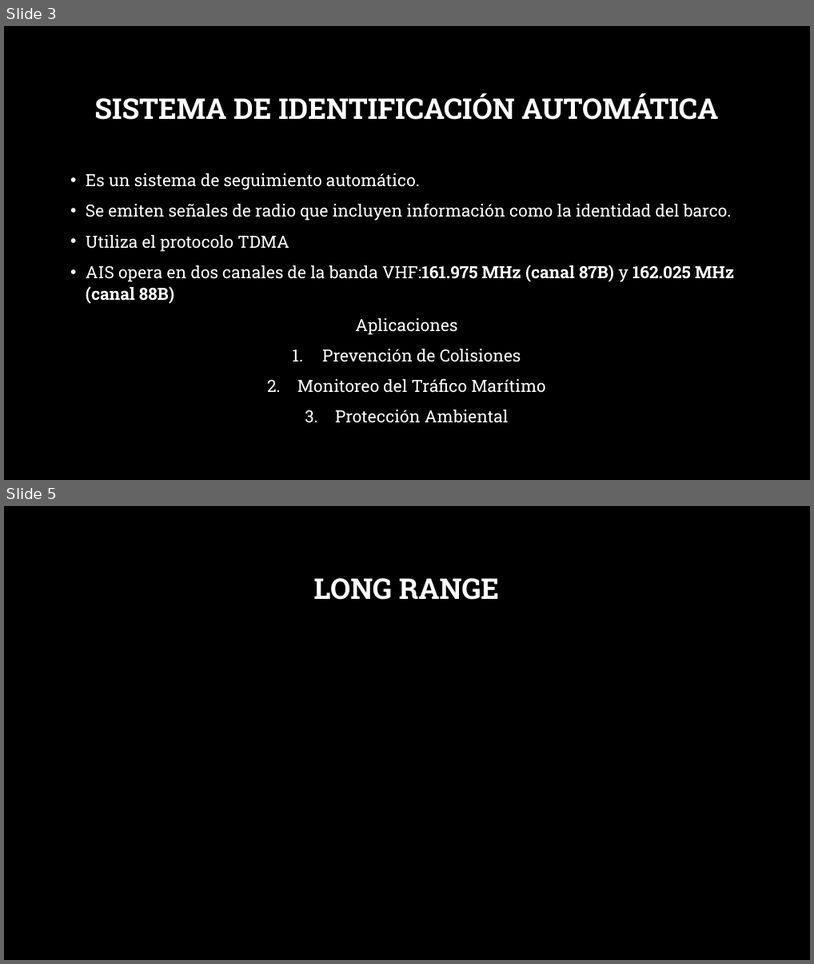
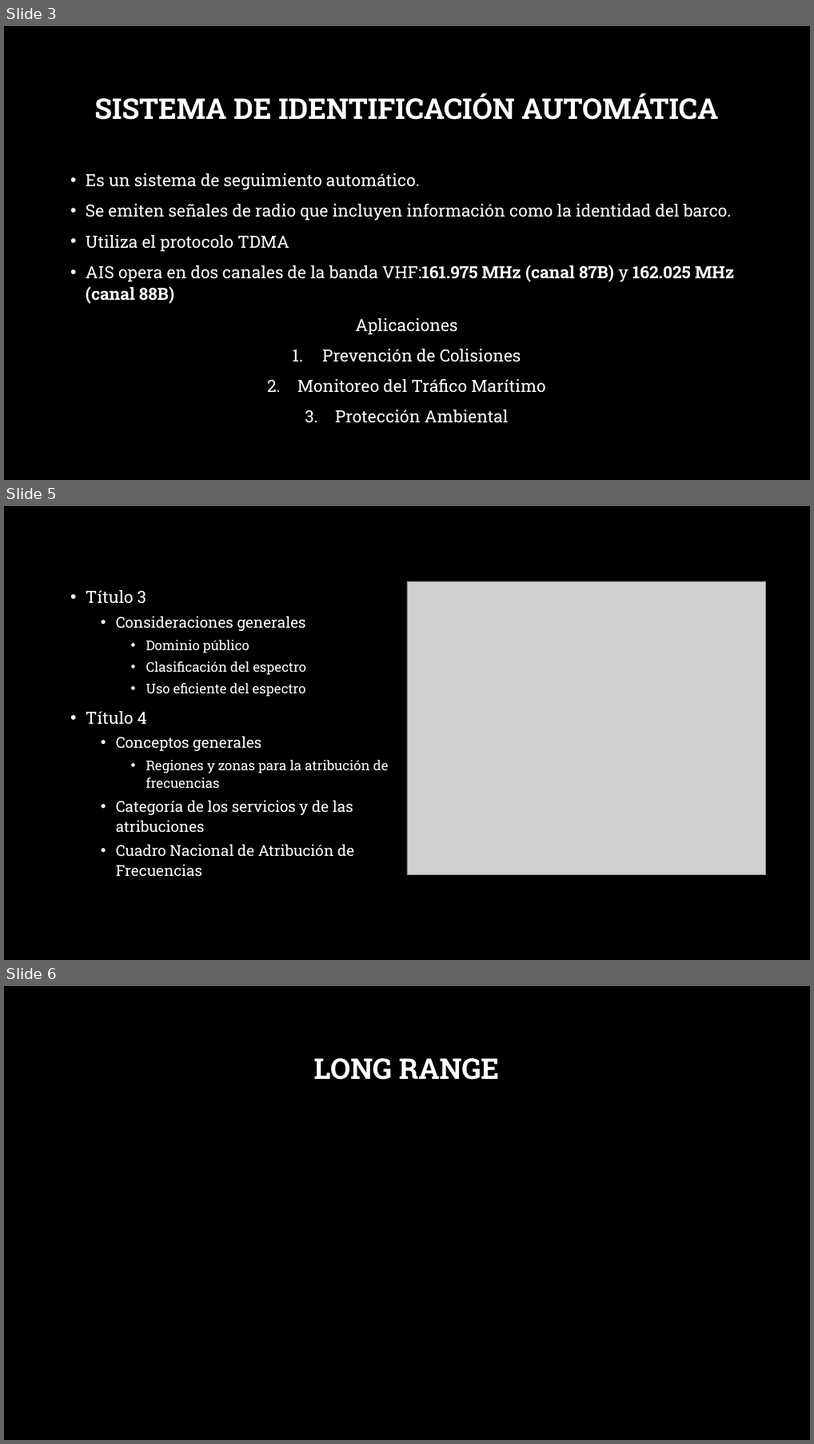
Before and after one commit to Tobiasfonseca/Integrador_GR5, a slide deck: Conceptos previos.pptx. Shown one above the other, each under a label of ours: slides 3 and 5 before the commit, slides 3, 5 and 6 after it; the slides between them are not shown. The pictures are 814x964 and 814x1444 pixels, drawn with LibreOffice and Linux fonts; fonts in the diff are those of the drawing; grey boxes stand for pictures; background and template pictures are left out. Boxes give left, top, right and bottom in pixels: in the first picture for what was removed or moved away, otherwise in the second. Text is boxed around its words. In the diff, an @@ line names an element or a change of style, - is before the commit and + after.

```diff
--- a/Conceptos previos.pptx
+++ b/Conceptos previos.pptx
@@ slide 5 added at <box>4,506,810,960</box>, background picture (left out) @@
@@ text added at <box>86,590,389,876</box>, 18 pt, text #FFFFFF @@
+• Título 3
+  • Consideraciones generales
+    • Dominio público
+    • Clasificación del espectro
+    • Uso eficiente del espectro
+• Título 4
+  • Conceptos generales
+    • Regiones y zonas para la atribución de frecuencias
+  • Categoría de los servicios y de las atribuciones
+  • Cuadro Nacional de Atribución de Frecuencias
@@ picture added at <box>407,582,766,875</box> @@
@@ what was slide 5 is now slide 6 @@
```
Also in this commit, not shown: 1 slide changed.
